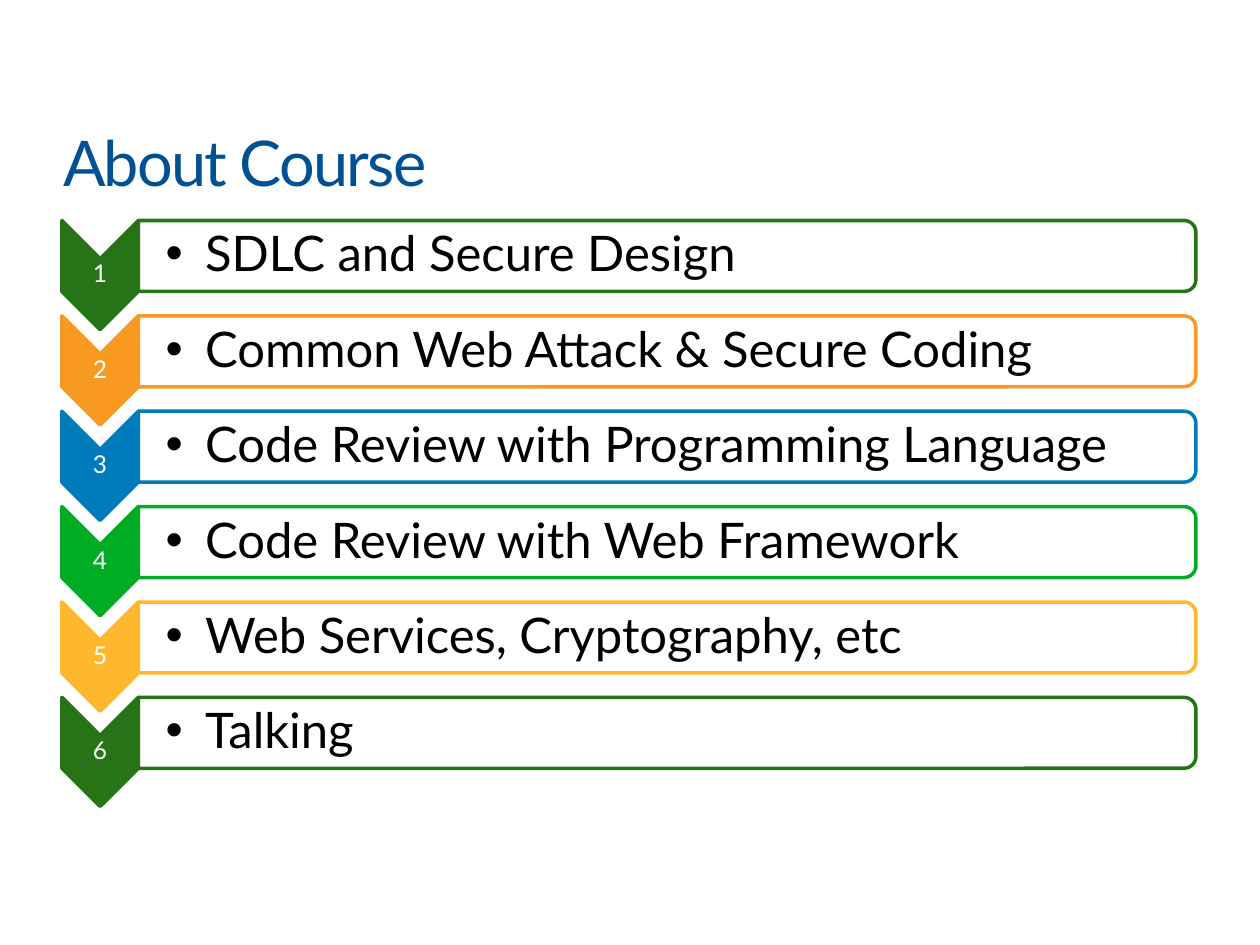
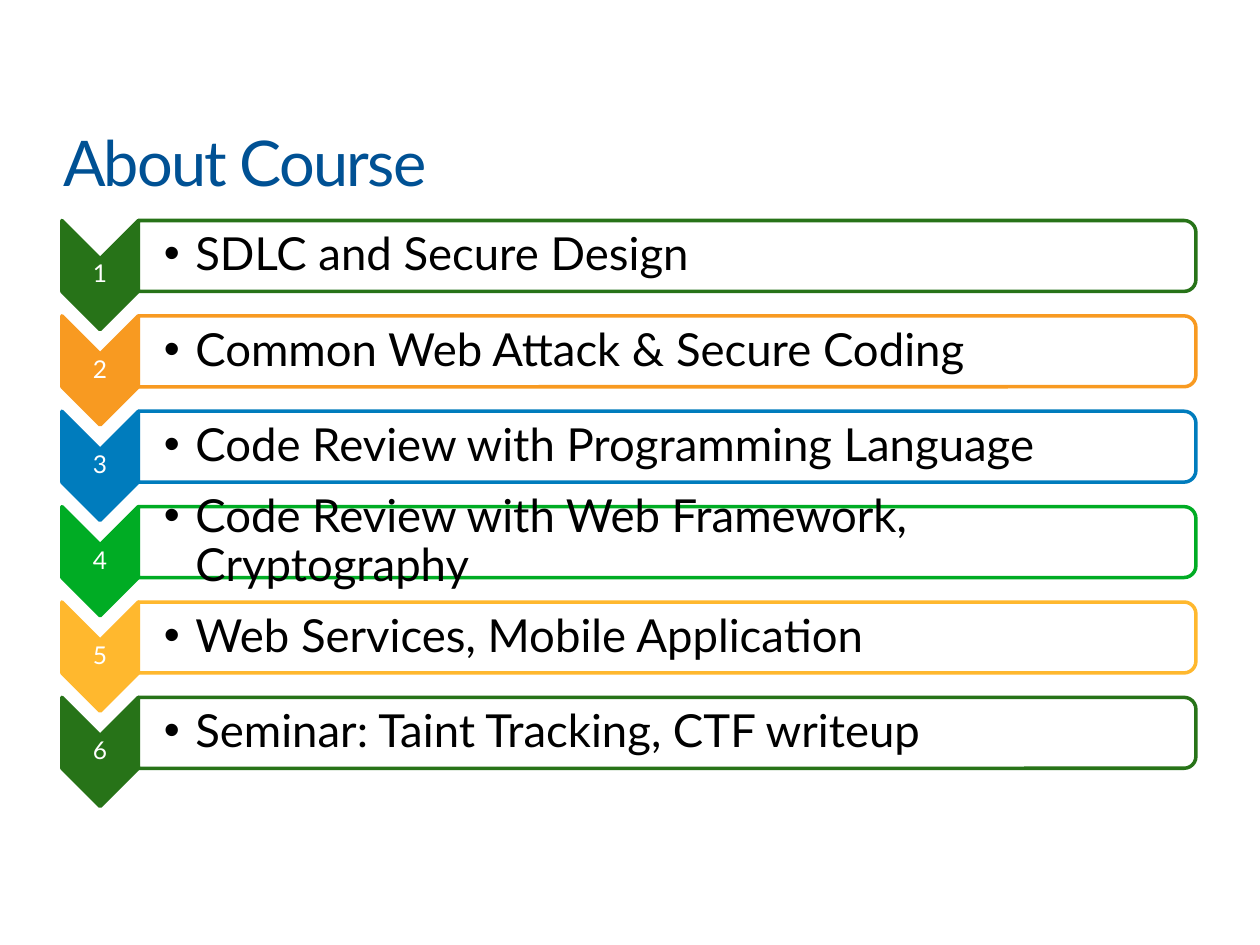
Before and after one commit to khanhnnvn/Mine, a slide deck: slide 6 of xmind/VIB_Part1.pptx. Drawn at 1260x945 pixels with LibreOffice and Linux fonts; fonts in the diff are those of the drawing; background and template pictures are left out. Boxes give left, top, right and bottom in pixels: in the first picture for what was removed or moved away, otherwise in the second. Text is boxed around its words. In the diff, an @@ line names an element or a change of style, - is before the commit and + after.

```diff
--- a/xmind/VIB_Part1.pptx
+++ b/xmind/VIB_Part1.pptx
@@ size 28 to 26 pt; indent changed in 3 elements at (195, 236, 689, 279), (195, 332, 964, 375), (195, 427, 1034, 470) @@
@@ text at (195, 498, 907, 590): text changed; size 28 to 26 pt @@
-  •• Code Review with Web Framework
+  •• Code Review with Web Framework, Cryptography
@@ text at (195, 618, 863, 660): text changed; size 28 to 26 pt @@
-  •• Web Services, Cryptography, etc
+  •• Web Services, Mobile Application
@@ text at (195, 713, 920, 756): text changed; size 28 to 26 pt @@
-  •• Talking
+  •• Seminar: Taint Tracking, CTF writeup
```
Also in this commit, not shown: 2 other slides changed, 3 other files.
